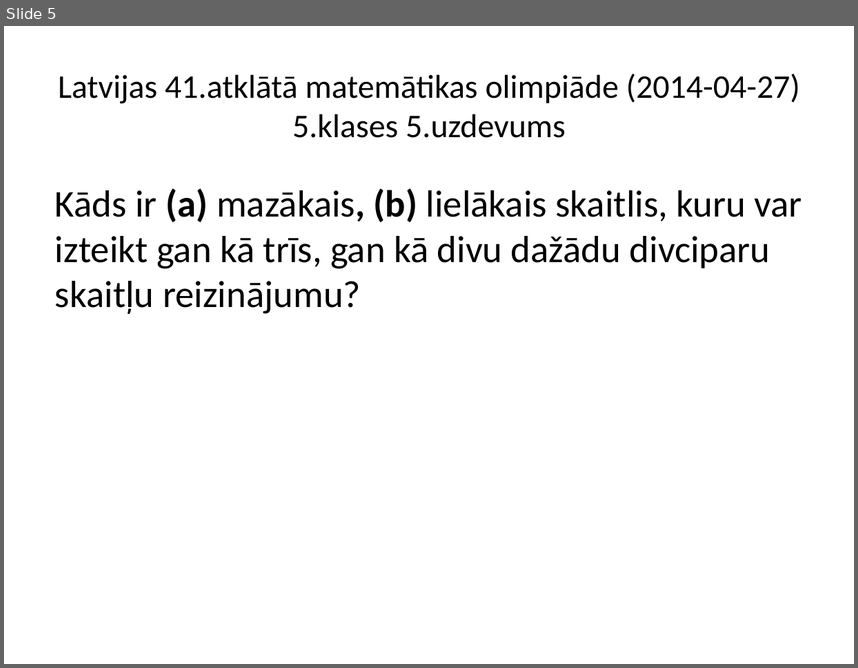
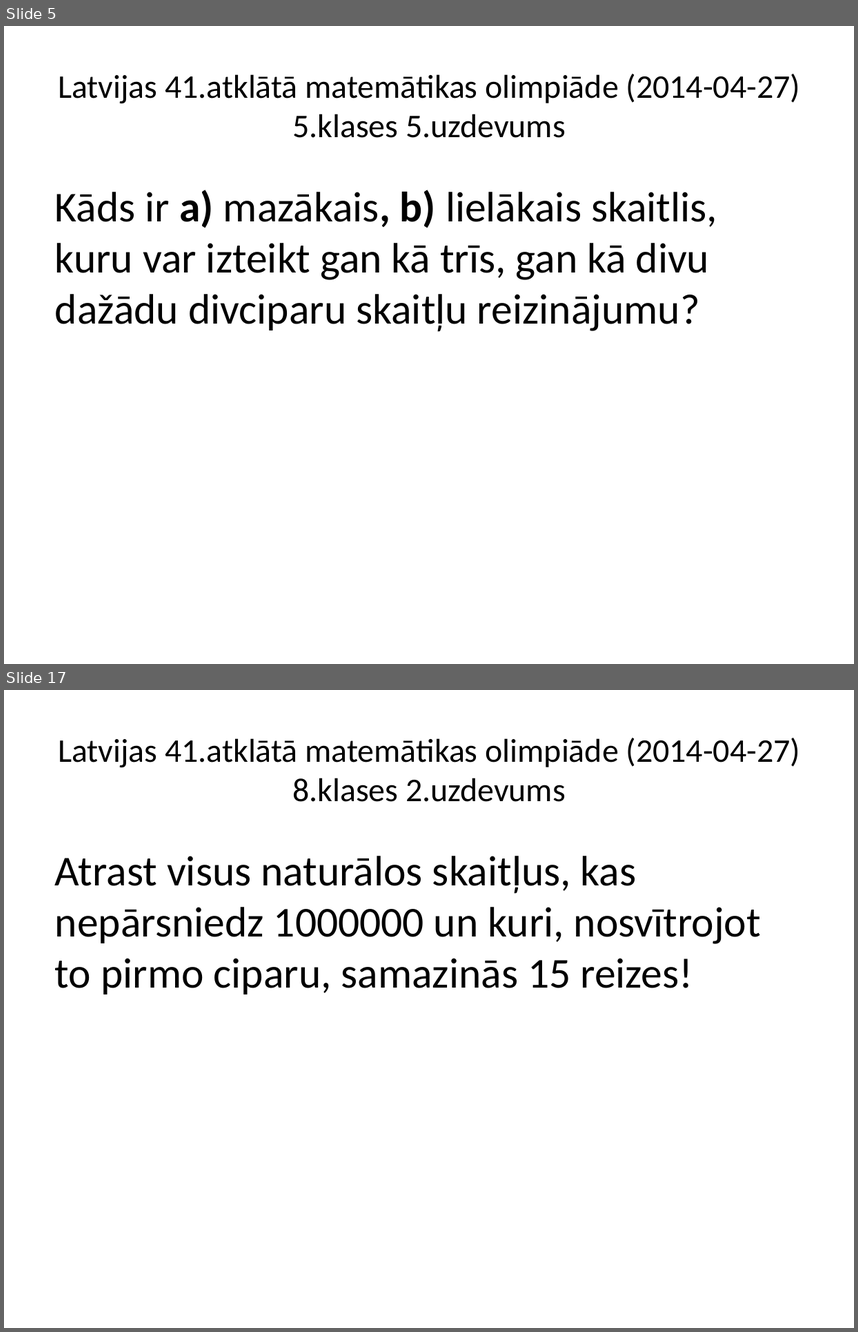
Before and after one commit to liliyang146/visualization, a slide deck: AMO41-2014/amo41-2014-lv.pptx. Shown one above the other, each under a label of ours: slide 5 before the commit, slides 5 and 17 after it; the slides between them are not shown. The pictures are 858x668 and 858x1332 pixels, drawn with LibreOffice and Linux fonts; fonts in the diff are those of the drawing. Boxes give left, top, right and bottom in pixels: in the first picture for what was removed or moved away, otherwise in the second. Text is boxed around its words. In the diff, an @@ line names an element or a change of style, - is before the commit and + after.

```diff
--- a/AMO41-2014/amo41-2014-lv.pptx
+++ b/AMO41-2014/amo41-2014-lv.pptx
@@ slide 17 added at (4, 690, 854, 1328), background #FFFFFF @@
@@ title added at (58, 738, 800, 802), 28 pt, text #000000 @@
+Latvijas 41.atklātā matemātikas olimpiāde (2014-04-27)
+8.klases 2.uzdevums
@@ text added at (55, 856, 761, 994), 36 pt, text #000000 @@
+Atrast visus naturālos skaitļus, kas nepārsniedz 1000000 un kuri, nosvītrojot to pirmo ciparu, samazinās 15 reizes!
@@ slide 5 changed as well @@
@@ text at (55, 190, 717, 332): text changed; size 32 to 36 pt @@
-Kāds ir (a) mazākais, (b) lielākais skaitlis, kuru var izteikt gan kā trīs, gan kā divu dažādu divciparu skaitļu reizinājumu?
+Kāds ir a) mazākais, b) lielākais skaitlis, kuru var izteikt gan kā trīs, gan kā divu dažādu divciparu skaitļu reizinājumu?
```
Also in this commit, not shown: 1 other slide changed, 34 other slides added, 12 other files.
